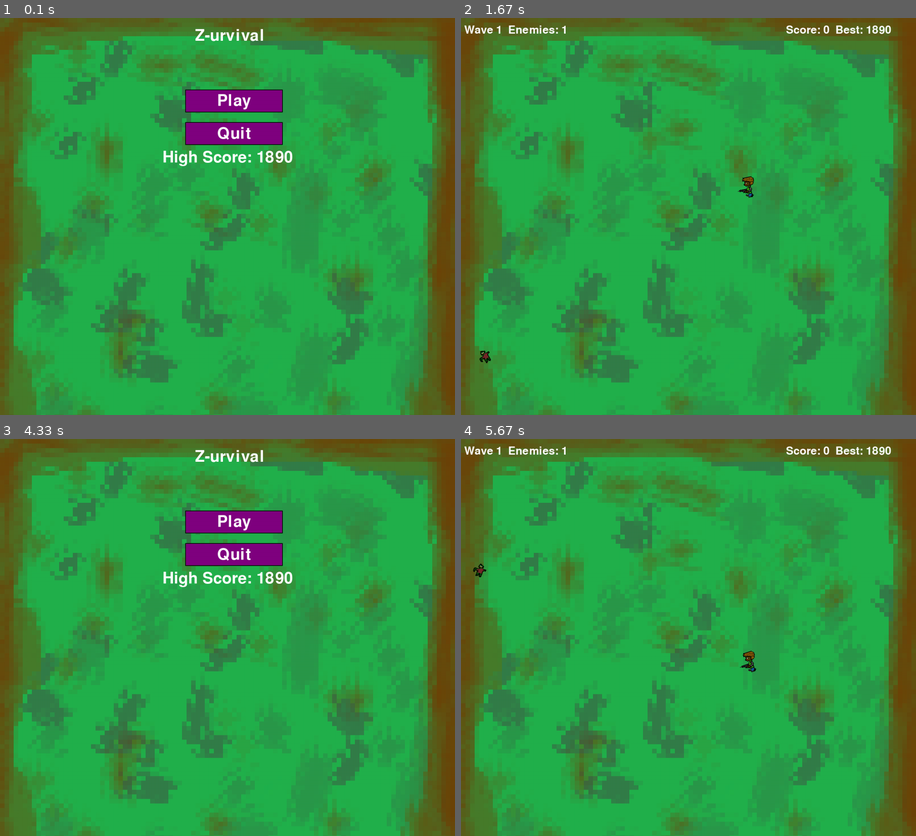
Above: before the commit, frames 1-4 (two rows, left to right).
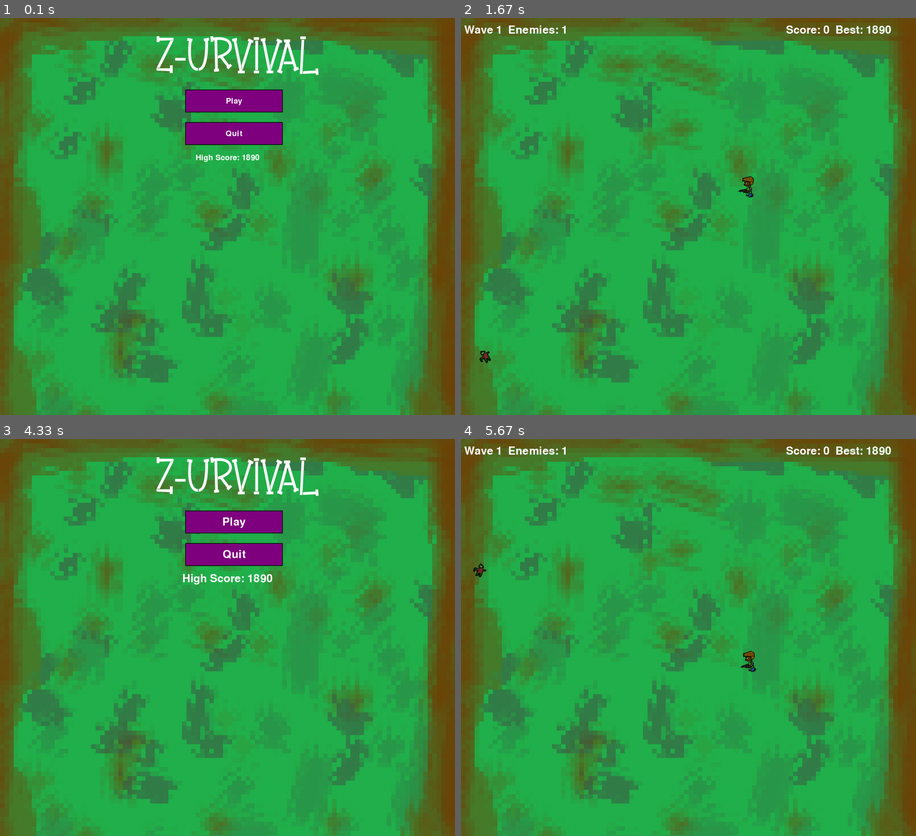
Above: after the commit, the same moments.

Repository: heroa028/Pygame_Fordypning
Game: pygame game, started from Kode/hoved.py
Two runs of this game, one before a commit and one after it. Both use one fixed random seed, a clock stepped at 60 frames per second and the inputs below.
Inputs (mouse positions are in pixels of both pictures, inside the frame that each line leads up to):
- Up to frame 1 (0.1 s): no input
- Up to frame 2 (1.67 s): click "Play" at 0.38 s; hold Right 0.67-1.13 s; move the mouse to (670, 232) at 0.7 s; hold Up 1.17-1.47 s; move the mouse to (693, 244) at 1.2 s; hold Right from 1.5 s (still down); move the mouse to (579, 220) at 1.53 s
- Up to frame 3 (4.33 s): release Right at 1.97 s; hold Left 2-2.53 s; move the mouse to (273, 724) at 2.03 s; hold Down 2.57-2.87 s; move the mouse to (86, 728) at 2.6 s; hold Left 2.9-3.3 s; move the mouse to (295, 498) at 2.93 s; hold Up 3.33-3.7 s; move the mouse to (395, 776) at 3.37 s; click "Wave 1 Enemies: 3" at 3.78 s; click "Meny" at 4.12 s
- Up to frame 4 (5.67 s): click "Play" at 4.45 s; hold Right 4.73-5.37 s; move the mouse to (524, 625) at 4.77 s; hold Down from 5.4 s (still down); move the mouse to (693, 681) at 5.43 s

The runs differ from the first frame. In frame 1, 1.9% of the frame differs, in the area x 34-71%, y 2-38%; in frame 2, nothing differs; in frame 3, 2.0%; in frame 4, nothing differs.

Commit message:
La til font på tittelen og endret størrelsen

Diff:
--- a/Kode/hoved.py
+++ b/Kode/hoved.py
@@ -317,9 +317,9 @@
         screen.blit(hs_surf, hs_rect)
 
         # Tegner tittelteksten separat øverst på menyen
-        font = pygame.font.Font(None, 72)
-        title_text = font.render("Z-urvival", True, (255, 255, 255))
-        screen.blit(title_text, (600, 30))
+        title_font = pygame.font.Font("Fonts/BrownieStencil-8O8MJ.ttf", 120)
+        title_text = title_font.render("Z-urvival", True, (255, 255, 255))
+        screen.blit(title_text, (480, 30))
 
     if Meny == False and GameOver == False:
         draw_player()   # Spiller-PNG, rotert mot musepekeren
Binary file added: Fonts/BrownieStencil-8O8MJ.ttf
Binary file added: Fonts/Debrosee-ALPnL.ttf
